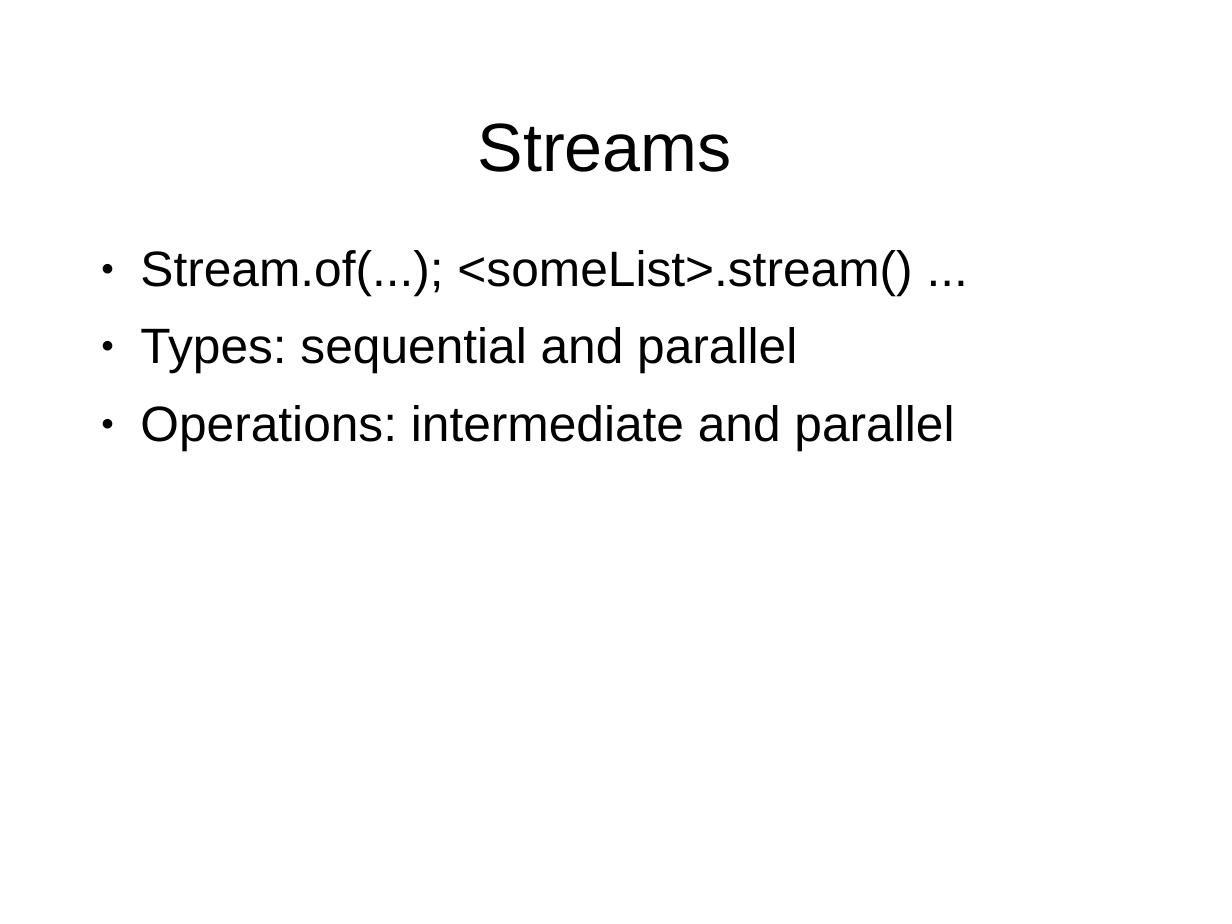
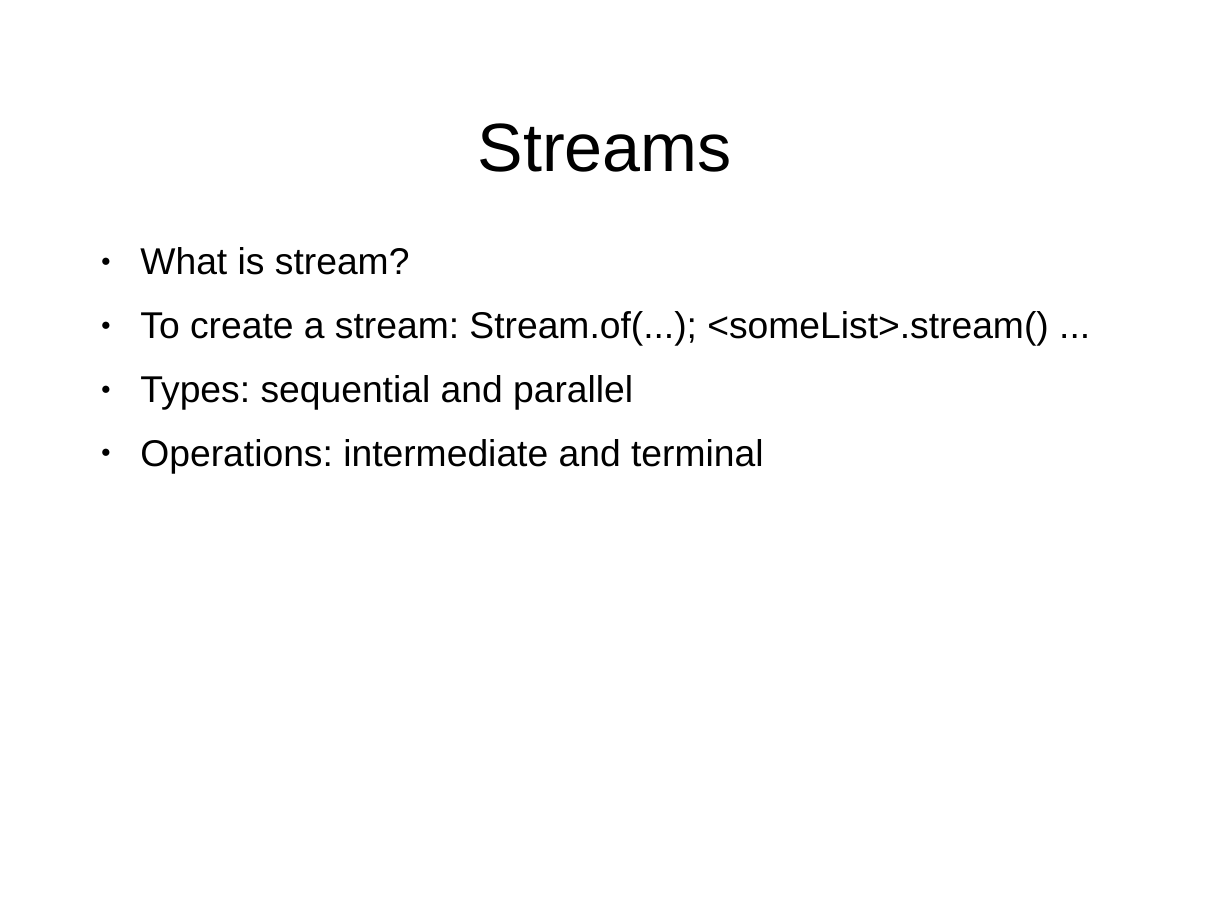
Before and after one commit to AndreySk/java8, a slide deck: slide 10 of Java8.ppt. Drawn at 1232x924 pixels with LibreOffice and Linux fonts; fonts in the diff are those of the drawing; background and template pictures are left out. Boxes give left, top, right and bottom in pixels: in the first picture for what was removed or moved away, otherwise in the second. Text is boxed around its words. In the diff, an @@ line names an element or a change of style, - is before the commit and + after.

```diff
--- a/Java8.ppt
+++ b/Java8.ppt
@@ text at [140,247,1048,346]: text changed; size 32 to 24 pt @@
-● Stream.of(...); <someList>.stream() ...
+● What is stream?
+● To create a stream: Stream.of(...); <someList>.stream() ...
@@ text at [140,375,633,410]: size 32 to 24 pt in "Types: sequential and parallel" @@
@@ text at [140,439,763,473]: text changed; size 32 to 24 pt @@
-● Operations: intermediate and parallel
+● Operations: intermediate and terminal
```
Also in this commit, not shown: 2 other slides changed, 1 slide added, 4 other files.
